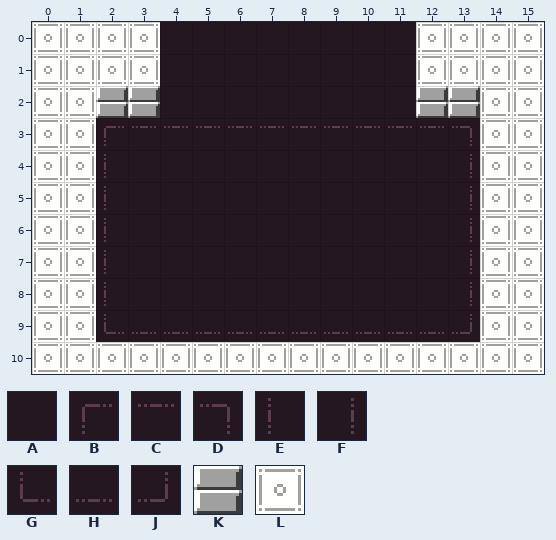
Tiled map: art/rooms/ChallengeArena_Standard.tmx. The picture above is the old version.
Cells are 16x16 px. Shown: x 0..15, y 0..10.
Key: from "DiscoFloorTiles": A 0 "floor", B 1 "floor", C 2 "floor", D 3 "floor", E 17 "floor", F 19 "floor", G 33 "floor", H 34 "floor", J 35 "floor"; from "MapTiles": K 4 "map", L 5 "map".
_ is an empty cell, # one hidden under a higher layer.
Layers that did not change in this view are not listed.
Layer "Base" before, first column x 0:
 0 LLLL########LLLL
 1 LLLL########LLLL
 2 LLKK########KKLL
 3 LLBCCCCCCCCCCDLL
 4 LLEAAAAAAAAAAFLL
 5 LLEAAAAAAAAAAFLL
 6 LLEAAAAAAAAAAFLL
 7 LLEAAAAAAAAAAFLL
 8 LLEAAAAAAAAAAFLL
 9 LLGHHHHHHHHHHJLL
10 LLLLLLLLLLLLLLLL
Layer "Overlay: Challenge - North/Base" before, first column x 0:
 0 ____AAAAAAAA____
 1 ____AAAAAAAA____
 2 ____AAAAAAAA____
 3 ________________
 4 ________________
 5 ________________
 6 ________________
 7 ________________
 8 ________________
 9 ________________
10 ________________
New version:
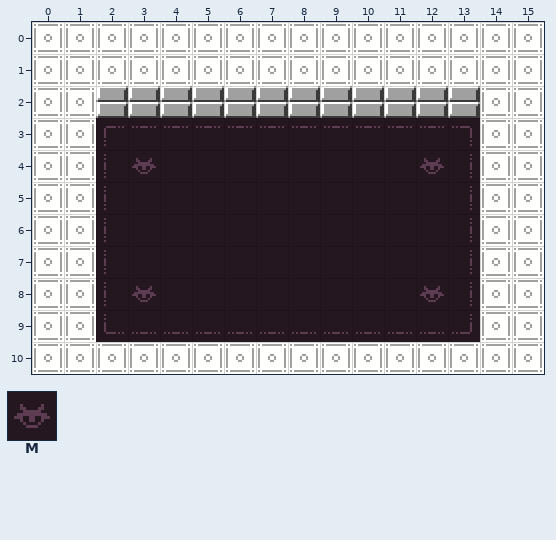
Further tiles: from "DiscoFloorTiles": M 9 "floor".
Log entry: Get OOB and Challenge arenas loaded (but not generating properly)
What changed:
Changed rows in their new state; . is an unchanged cell.
Layer "Base":
first column x 3:
 4 M........M
first column x 3:
 8 M........M
Layer "Overlay: Challenge - North/Base" (now hidden):
first column x 4:
 0 ________
 1 ________
 2 ________
Pixel boxes of the changes (left, top, right, bottom) in both pictures:
removed: (160, 22, 416, 118)
changed: (132, 158, 156, 174)
changed: (420, 158, 444, 174)
changed: (132, 286, 156, 302)
changed: (420, 286, 444, 302)
